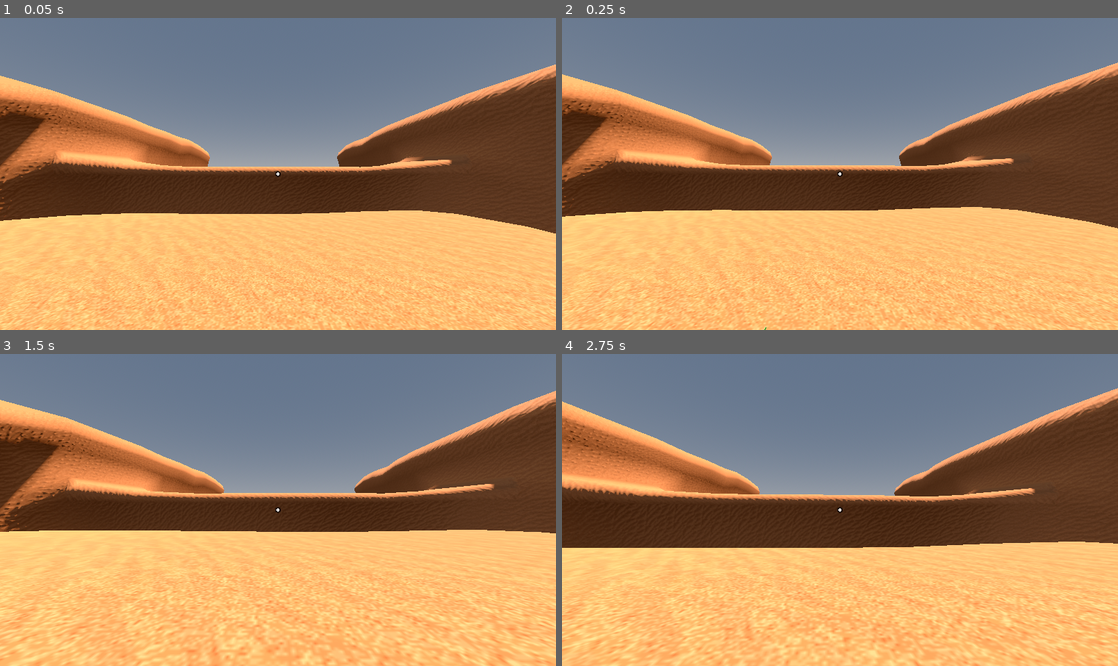
Above: before the commit, frames 1-4 (two rows, left to right).
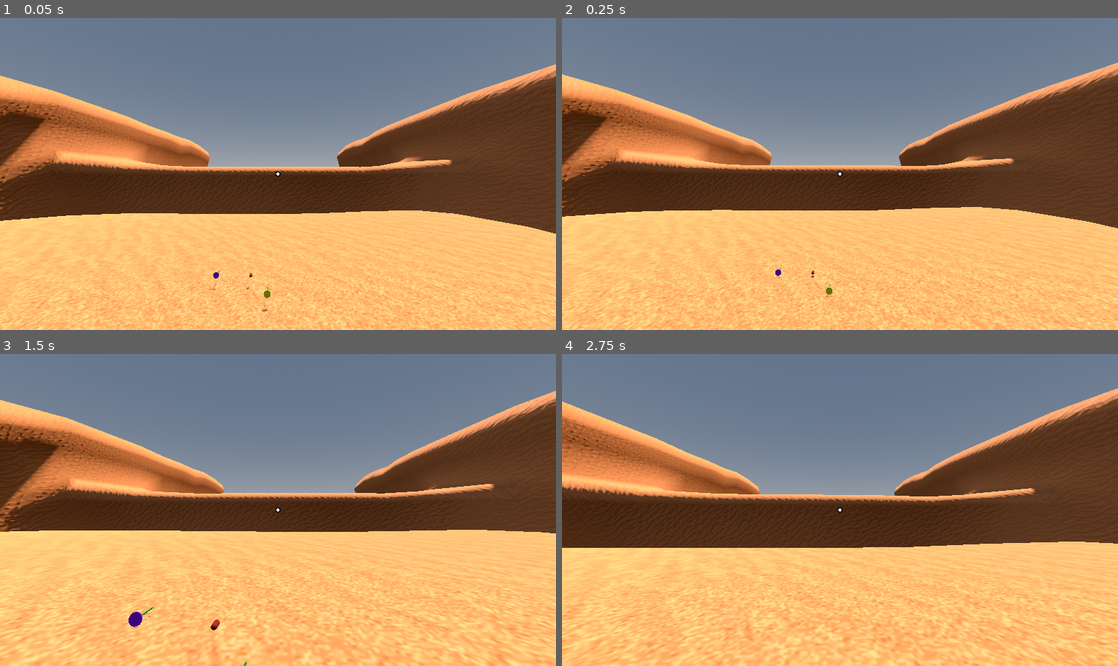
Above: after the commit, the same moments.

Repository: voidedvarranty/yuri_jamming
Game: Godot game, scene res://Scenes/Areas/Playground/Playground.tscn
The game is run twice, just before and just after one commit, with the same random seed, the same clock (stepped at 60 frames per second) and the same inputs. This scene is started directly instead of the project's main scene. Sound files missing from this copy of the repository are replaced by a short silence.
Inputs (mouse positions are in pixels of both pictures, inside the frame that each line leads up to):
- Up to frame 1 (0.05 s): no input
- Up to frame 2 (0.25 s): no input
- Up to frame 3 (1.5 s): tap Enter at 0.5 s; move the mouse to (305, 510) at 0.52 s; press the mouse at (305, 510) at 0.53 s; hold W (move_up) from 0.53 s (still down); tap Space (jump) at 0.77 s; move the mouse to (250, 510) at 1.27 s; release the mouse at (250, 510) at 1.28 s; right-click (250, 510) at 1.35 s
- Up to frame 4 (2.75 s): keep holding W (move_up); tap Space (jump) at 1.52 s; move the mouse to (851, 503) at 2.02 s; tap G (drop_item) at 2.1 s

The runs differ from the first frame. In frame 1, less than 0.1% of the frame differs, in the area x 37-49%, y 80-95%; in frame 2, less than 0.1%; in frame 3, 0.2%, in the area x 23-45%, y 81-100%; in frame 4, nothing differs.

Commit message:
added last herb & other tonics

Diff:
--- a/Scenes/Areas/Playground/Playground.tscn
+++ b/Scenes/Areas/Playground/Playground.tscn
@@ -4,6 +4,7 @@
 [ext_resource type="PackedScene" uid="uid://0aw6o2kqpo31" path="res://Scenes/PlayerCharacter/PlayerCharacter.tscn" id="1_crda1"]
 [ext_resource type="PackedScene" uid="uid://b1to68tgil768" path="res://Scenes/HoverBike/hover_bike.tscn" id="2_20p6p"]
 [ext_resource type="PackedScene" uid="uid://c654wuvkkey64" path="res://Scenes/Items/Herbs/sweet_sage.tscn" id="2_ifawy"]
+[ext_resource type="PackedScene" uid="uid://dtmo37gt6tr8n" path="res://Scenes/Items/Herbs/yellow_murrow.tscn" id="3_3nfyh"]
 [ext_resource type="PackedScene" uid="uid://dos85sg0uguby" path="res://Scenes/Levels/Desert/desert.tscn" id="8_b7y51"]
 [ext_resource type="PackedScene" path="res://Scenes/Items/berries.tscn" id="23_berries"]
 
@@ -31,8 +32,20 @@
 [node name="RedRoot" parent="." unique_id=56335192 instance=ExtResource("1_64eek")]
 transform = Transform3D(1, 0, 0, 0, 1, 0, 0, 0, 1, 1.1878839, 0.20988703, -3.4124522)
 
+[node name="YellowMurrow" parent="." unique_id=1456521085 instance=ExtResource("3_3nfyh")]
+transform = Transform3D(1, 0, 0, 0, 1, 0, 0, 0, 1, 1.9013362, 0.17105532, -2.2134795)
+
 [node name="SweetSage" parent="." unique_id=464753602 instance=ExtResource("2_ifawy")]
-transform = Transform3D(0.46, 0, 0, 0, 0.46, 0, 0, 0, 0.46, 0.19859695, 0.21124792, -3.7623208)
+transform = Transform3D(1, 0, 0, 0, 1, 0, 0, 0, 1, -0.16628492, 0.19249523, -3.4319706)
+
+[node name="RedRoot2" parent="." unique_id=1267362774 instance=ExtResource("1_64eek")]
+transform = Transform3D(1, 0, 0, 0, 1, 0, 0, 0, 1, 1.0215989, 0.40238225, -6.844423)
+
+[node name="YellowMurrow2" parent="." unique_id=1457407306 instance=ExtResource("3_3nfyh")]
+transform = Transform3D(1, 0, 0, 0, 1, 0, 0, 0, 1, 1.7350513, 0.36355054, -5.64545)
+
+[node name="SweetSage2" parent="." unique_id=51766176 instance=ExtResource("2_ifawy")]
+transform = Transform3D(1, 0, 0, 0, 1, 0, 0, 0, 1, -0.33256984, 0.38499045, -6.863941)
 
 [node name="Berries1" parent="." unique_id=612869060 instance=ExtResource("23_berries")]
 transform = Transform3D(1, 0, 0, 0, 1, 0, 0, 0, 1, 2.5, 1.3, -1.5)
--- a/Scenes/Items/Herbs/red_root.tscn
+++ b/Scenes/Items/Herbs/red_root.tscn
@@ -25,7 +25,7 @@
 [node name="InventoryItem" type="Node" parent="." unique_id=814408331]
 script = ExtResource("1_tauqg")
 display_name = "Red Root"
-description = "A rare brown wooded root. Has healing properties."
+description = "A rare brown wooded root. It feels rough and smells of earth. Has healing properties."
 use_effects = Dictionary[String, float]({
 "health": 5.0
 })
--- a/Scenes/Items/Herbs/sweet_sage.tscn
+++ b/Scenes/Items/Herbs/sweet_sage.tscn
@@ -2,42 +2,47 @@
 
 [ext_resource type="Script" uid="uid://cj6lgkn3f08hf" path="res://Scripts/Inventory/inventory_item.gd" id="1_rektc"]
 
-[sub_resource type="StandardMaterial3D" id="StandardMaterial3D_nq5bw"]
+[sub_resource type="StandardMaterial3D" id="StandardMaterial3D_f4dqj"]
 albedo_color = Color(0.59607846, 0, 1, 1)
 
 [sub_resource type="CylinderMesh" id="CylinderMesh_rektc"]
-material = SubResource("StandardMaterial3D_nq5bw")
-height = 0.16210938
+material = SubResource("StandardMaterial3D_f4dqj")
+top_radius = 0.25
+bottom_radius = 0.25
+height = 0.05
 
 [sub_resource type="StandardMaterial3D" id="StandardMaterial3D_y0occ"]
 albedo_color = Color(0, 0.47058824, 0, 1)
 
-[sub_resource type="CylinderMesh" id="CylinderMesh_f4dqj"]
+[sub_resource type="CylinderMesh" id="CylinderMesh_nq5bw"]
 material = SubResource("StandardMaterial3D_y0occ")
+top_radius = 0.25
+bottom_radius = 0.25
+height = 1.0
 
-[sub_resource type="CylinderShape3D" id="CylinderShape3D_f4dqj"]
-height = 0.93688965
+[sub_resource type="CylinderShape3D" id="CylinderShape3D_rektc"]
+height = 0.45654297
+radius = 0.125
 
 [node name="SweetSage" type="RigidBody3D" unique_id=464753602]
-transform = Transform3D(0.46, 0, 0, 0, 0.46, 0, 0, 0, 0.46, 0, 0, 0)
 mass = 0.1
 
-[node name="Flower" type="MeshInstance3D" parent="." unique_id=1221051454]
-transform = Transform3D(0.45098203, 0, 0, 0, 0.11389936, -0.43636194, 0, 0.43636194, 0.11389936, 5.9604645e-08, 0.0489979, 0.2847197)
+[node name="Flower" type="MeshInstance3D" parent="." unique_id=584030233]
+transform = Transform3D(0.45098203, 0, 0, 0, 0.11389936, -0.43636194, 0, 0.43636194, 0.11389936, 5.9604645e-08, 0.0489979, 0.07957545)
 mesh = SubResource("CylinderMesh_rektc")
 
-[node name="Stem" type="MeshInstance3D" parent="." unique_id=1950065853]
-transform = Transform3D(0.049, 0, 0, 0, 1.796538e-08, -0.049, 0, -0.411, -2.141858e-09, -0.010054134, 0.035800003, -0.14602298)
-mesh = SubResource("CylinderMesh_f4dqj")
+[node name="Stem" type="MeshInstance3D" parent="." unique_id=829879128]
+transform = Transform3D(0.049, 0, 0, 0, 1.796538e-08, -0.049, 0, -0.411, -2.141858e-09, 0.002996087, 0.043909512, -0.12340969)
+mesh = SubResource("CylinderMesh_nq5bw")
 
-[node name="CollisionShape3D" type="CollisionShape3D" parent="." unique_id=1284167994]
-transform = Transform3D(0.5055344, 0, 0, 0, -4.371139e-08, -0.50209355, 0, 1, -2.1947208e-08, 0, 0.036033157, -0.090270996)
-shape = SubResource("CylinderShape3D_f4dqj")
+[node name="CollisionShape3D" type="CollisionShape3D" parent="." unique_id=1472390328]
+transform = Transform3D(1, 0, 0, 0, -4.371139e-08, -1, 0, 1, -4.371139e-08, 0, 0.045591507, -0.11199951)
+shape = SubResource("CylinderShape3D_rektc")
 
 [node name="InventoryItem" type="Node" parent="." unique_id=1668656254]
 script = ExtResource("1_rektc")
 display_name = "Sweet Sage"
-description = "A delicate purple flower. Has healing properties."
+description = "A rare delicate purple flower that's been used as medicine since ancient times. Has healing properties."
 use_effects = Dictionary[String, float]({
 "health": 5.0
 })
--- /dev/null
+++ b/Scenes/Items/Herbs/yellow_murrow.tscn
@@ -0,0 +1,48 @@
+[gd_scene format=3 uid="uid://dtmo37gt6tr8n"]
+
+[ext_resource type="Script" uid="uid://cj6lgkn3f08hf" path="res://Scripts/Inventory/inventory_item.gd" id="1_kdowv"]
+
+[sub_resource type="StandardMaterial3D" id="StandardMaterial3D_kdowv"]
+albedo_color = Color(1, 1, 0, 1)
+
+[sub_resource type="CylinderMesh" id="CylinderMesh_rektc"]
+material = SubResource("StandardMaterial3D_kdowv")
+top_radius = 0.25
+bottom_radius = 0.25
+height = 0.05
+
+[sub_resource type="StandardMaterial3D" id="StandardMaterial3D_xkm5d"]
+albedo_color = Color(0, 0.47058824, 0, 1)
+
+[sub_resource type="CylinderMesh" id="CylinderMesh_f4dqj"]
+material = SubResource("StandardMaterial3D_xkm5d")
+top_radius = 0.25
+bottom_radius = 0.25
+height = 1.0
+
+[sub_resource type="CylinderShape3D" id="CylinderShape3D_f4dqj"]
+height = 0.45654297
+radius = 0.125
+
+[node name="YellowMurrow" type="RigidBody3D" unique_id=464753602]
+mass = 0.1
+
+[node name="Flower" type="MeshInstance3D" parent="." unique_id=1221051454]
+transform = Transform3D(0.45098203, 0, 0, 0, 0.11389936, -0.43636194, 0, 0.43636194, 0.11389936, 5.9604645e-08, 0.0489979, 0.07957545)
+mesh = SubResource("CylinderMesh_rektc")
+
+[node name="Stem" type="MeshInstance3D" parent="." unique_id=1950065853]
+transform = Transform3D(0.049, 0, 0, 0, 1.796538e-08, -0.049, 0, -0.411, -2.141858e-09, 0.002996087, 0.043909512, -0.12340969)
+mesh = SubResource("CylinderMesh_f4dqj")
+
+[node name="CollisionShape3D" type="CollisionShape3D" parent="." unique_id=1284167994]
+transform = Transform3D(1, 0, 0, 0, -4.371139e-08, -1, 0, 1, -4.371139e-08, 0, 0.045591507, -0.11199951)
+shape = SubResource("CylinderShape3D_f4dqj")
+
+[node name="InventoryItem" type="Node" parent="." unique_id=1668656254]
+script = ExtResource("1_kdowv")
+display_name = "Yellow Murrow"
+description = "A plentiful yellow flower with green leaves that reminds you of ones growing near your childhood home. Has a comforting effect."
+use_effects = Dictionary[String, float]({
+"comfort": 5.0
+})
--- /dev/null
+++ b/Scenes/Items/Tonics/basic_comfort_tonic.tscn
@@ -0,0 +1,46 @@
+[gd_scene format=3 uid="uid://dpg4jlapa8av4"]
+
+[ext_resource type="Script" uid="uid://cj6lgkn3f08hf" path="res://Scripts/Inventory/inventory_item.gd" id="1_hkdyy"]
+[ext_resource type="Script" uid="uid://ci4araowkh236" path="res://Scripts/Inventory/crafting_recipe.gd" id="2_u0p3s"]
+[ext_resource type="PackedScene" uid="uid://c654wuvkkey64" path="res://Scenes/Items/Herbs/sweet_sage.tscn" id="4_hkdyy"]
+[ext_resource type="PackedScene" uid="uid://dtmo37gt6tr8n" path="res://Scenes/Items/Herbs/yellow_murrow.tscn" id="4_yjnly"]
+
+[sub_resource type="CylinderMesh" id="CylinderMesh_2h046"]
+
+[sub_resource type="StandardMaterial3D" id="StandardMaterial3D_ann3d"]
+albedo_color = Color(1, 1, 0, 1)
+
+[sub_resource type="SphereMesh" id="SphereMesh_f4dqj"]
+material = SubResource("StandardMaterial3D_ann3d")
+
+[sub_resource type="SphereShape3D" id="SphereShape3D_j5yut"]
+
+[node name="BasicComfortTonic" type="RigidBody3D" unique_id=56335192]
+mass = 0.3
+
+[node name="Stem" type="MeshInstance3D" parent="." unique_id=2029255781]
+transform = Transform3D(0.073, 0, 0, 0, 0.028, 0, 0, 0, 0.073, 0, 0.065, 0)
+mesh = SubResource("CylinderMesh_2h046")
+
+[node name="Bottle" type="MeshInstance3D" parent="." unique_id=552976683]
+transform = Transform3D(0.14, 0, 0, 0, 0.14, 0, 0, 0, 0.14, 0, 0, 0)
+mesh = SubResource("SphereMesh_f4dqj")
+
+[node name="CollisionShape3D" type="CollisionShape3D" parent="." unique_id=463130308]
+transform = Transform3D(0.205, 0, 0, 0, -8.960835e-09, 0.205, 0, -0.205, -8.960835e-09, 0, 0.02, 0)
+shape = SubResource("SphereShape3D_j5yut")
+
+[node name="InventoryItem" type="Node" parent="." unique_id=814408331]
+script = ExtResource("1_hkdyy")
+display_name = "Basic Comfort Tonic"
+description = "A tonic concocted from ingredients with healing and comforting properties. Restores a medium amount of comfort."
+use_effects = Dictionary[String, float]({
+"comfort": 15.0
+})
+
+[node name="CraftingRecipe" type="Node" parent="InventoryItem" unique_id=1858181806]
+script = ExtResource("2_u0p3s")
+ingredients = Dictionary[PackedScene, int]({
+ExtResource("4_yjnly"): 1,
+ExtResource("4_hkdyy"): 1
+})
--- /dev/null
+++ b/Scenes/Items/Tonics/basic_health_tonic.tscn
@@ -0,0 +1,46 @@
+[gd_scene format=3 uid="uid://dgmf76whkt1sx"]
+
+[ext_resource type="Script" uid="uid://cj6lgkn3f08hf" path="res://Scripts/Inventory/inventory_item.gd" id="1_2cwn8"]
+[ext_resource type="Script" uid="uid://ci4araowkh236" path="res://Scripts/Inventory/crafting_recipe.gd" id="2_npd8y"]
+[ext_resource type="PackedScene" uid="uid://do6ebhlujgwjl" path="res://Scenes/Items/Herbs/red_root.tscn" id="3_1scbe"]
+[ext_resource type="PackedScene" uid="uid://dtmo37gt6tr8n" path="res://Scenes/Items/Herbs/yellow_murrow.tscn" id="4_2cwn8"]
+
+[sub_resource type="CylinderMesh" id="CylinderMesh_2h046"]
+
+[sub_resource type="StandardMaterial3D" id="StandardMaterial3D_ann3d"]
+albedo_color = Color(0, 1, 0, 1)
+
+[sub_resource type="SphereMesh" id="SphereMesh_f4dqj"]
+material = SubResource("StandardMaterial3D_ann3d")
+
+[sub_resource type="SphereShape3D" id="SphereShape3D_j5yut"]
+
+[node name="BasicHealthTonic" type="RigidBody3D" unique_id=56335192]
+mass = 0.3
+
+[node name="Stem" type="MeshInstance3D" parent="." unique_id=2029255781]
+transform = Transform3D(0.073, 0, 0, 0, 0.028, 0, 0, 0, 0.073, 0, 0.065, 0)
+mesh = SubResource("CylinderMesh_2h046")
+
+[node name="Bottle" type="MeshInstance3D" parent="." unique_id=552976683]
+transform = Transform3D(0.14, 0, 0, 0, 0.14, 0, 0, 0, 0.14, 0, 0, 0)
+mesh = SubResource("SphereMesh_f4dqj")
+
+[node name="CollisionShape3D" type="CollisionShape3D" parent="." unique_id=463130308]
+transform = Transform3D(0.205, 0, 0, 0, -8.960835e-09, 0.205, 0, -0.205, -8.960835e-09, 0, 0.02, 0)
+shape = SubResource("SphereShape3D_j5yut")
+
+[node name="InventoryItem" type="Node" parent="." unique_id=814408331]
+script = ExtResource("1_2cwn8")
+display_name = "Basic Health Tonic"
+description = "A tonic concocted from ingredients with healing properties. Restores a medium amount of health."
+use_effects = Dictionary[String, float]({
+"health": 15.0
+})
+
+[node name="CraftingRecipe" type="Node" parent="InventoryItem" unique_id=1858181806]
+script = ExtResource("2_npd8y")
+ingredients = Dictionary[PackedScene, int]({
+ExtResource("3_1scbe"): 1,
+ExtResource("4_2cwn8"): 1
+})
--- a/Scenes/Items/Tonics/strong_health_tonic.tscn
+++ b/Scenes/Items/Tonics/strong_health_tonic.tscn
@@ -33,7 +33,7 @@
 [node name="InventoryItem" type="Node" parent="." unique_id=814408331]
 script = ExtResource("1_e2h7c")
 display_name = "Strong Health Tonic"
-description = "A potion concocted from ingredients with healing properties. Restores a great amount of health."
+description = "A tonic concocted from ingredients with healing properties. Restores a great amount of health."
 use_effects = Dictionary[String, float]({
 "health": 25.0
 })
@@ -41,6 +41,6 @@
 [node name="CraftingRecipe" type="Node" parent="InventoryItem" unique_id=1858181806]
 script = ExtResource("2_31kcn")
 ingredients = Dictionary[PackedScene, int]({
-ExtResource("3_hpy3l"): 1,
-ExtResource("4_tbw0i"): 1
+ExtResource("4_tbw0i"): 1,
+ExtResource("3_hpy3l"): 1
 })
